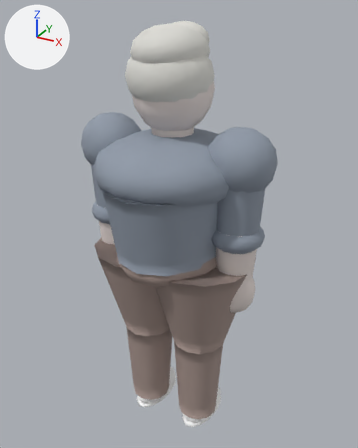
Two versions of the glTF model assets/roster/models/vasily_a.glb, one commit apart.
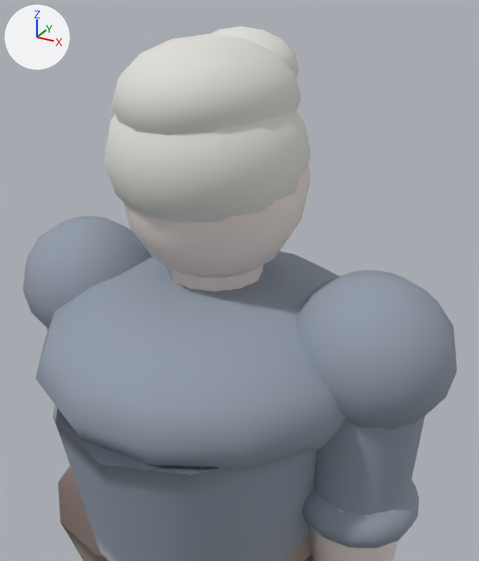
Each version is shown whole from a 50 mm lens placed at (1.047, -1.846, 2.011), pointed at (0.003, 0.051, 1.062), then close up from a 50 mm lens placed at (0.617, -1.025, 2.018), pointed at (0.095, -0.077, 1.543). Arrows for +X, +Y and +Z are at upper left; the lights stay in place. The last two pictures show the newer version. Vertices at exactly the same position are counted once.

The first close-up shows 'Body'.
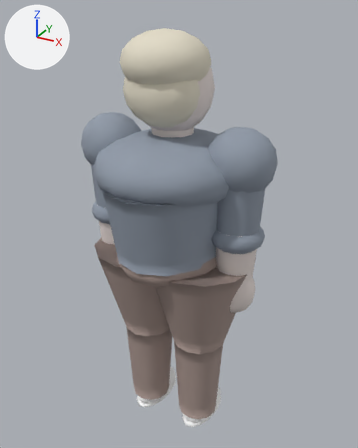
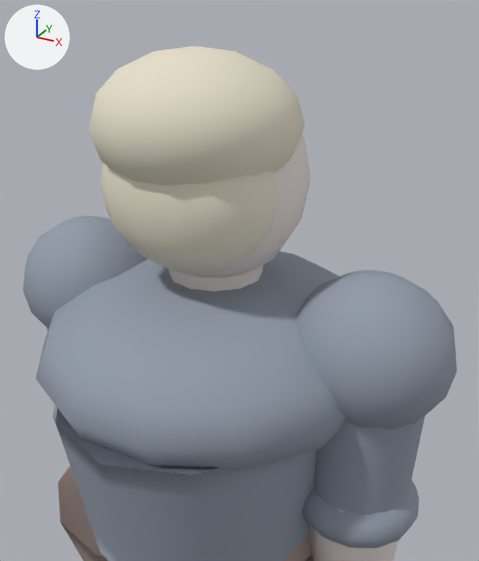
Pixel boxes (x1, y1, x2, y2) of what changed, in the close-ups (479 x 561 px; the box of a moved part takes in the faces that stretch with it):
'Body', reshaped
    before: (23, 26, 457, 561)
    after: (23, 46, 457, 561)
part 1 of me_mesh_0, moved or reshaped
    before: (105, 110, 311, 223)
    after: (100, 163, 278, 274)
part 2 of me_mesh_0, moved or reshaped
    before: (112, 26, 301, 135)
    after: (89, 46, 305, 186)

Diff of the bpy script that builds the scene:
```diff
--- a/assets/roster/models/vasily_a.glb.py
+++ b/assets/roster/models/vasily_a.glb.py
@@ me_mesh_0 @@
 # used by ob_body; location = (0.0, 0.0, 0.0)
-me_mesh_0.from_pydata(...)  # 3127 vertices, 6110 faces; spans x -0.47..0.47, y -0.37..0.37, z -0.03..1.96
+me_mesh_0.from_pydata(...)  # 3020 vertices, 5900 faces; spans x -0.47..0.47, y -0.37..0.37, z -0.03..1.93
+# me_mesh_0 part 1: the loose piece of 107 vertices spanning x -0.18..0.18, y -0.2..0.16, z 1.6..1.9 is scaled about its middle by (0.92, 0.64, 1), then moved by (0.0, -0.07, -0.05)
+# me_mesh_0 part 2: 2 vertices moved within x -0.04..0.04, y 0.12, z 1.81; 212 vertices removed from x -0.15..0.15, y -0.19..0.19, z 1.74..1.96; 105 vertices added at x -0.19..0.19, y -0.23..0.11, z 1.68..1.93
 me_mesh_0.materials.append(mat_material_0)
```
